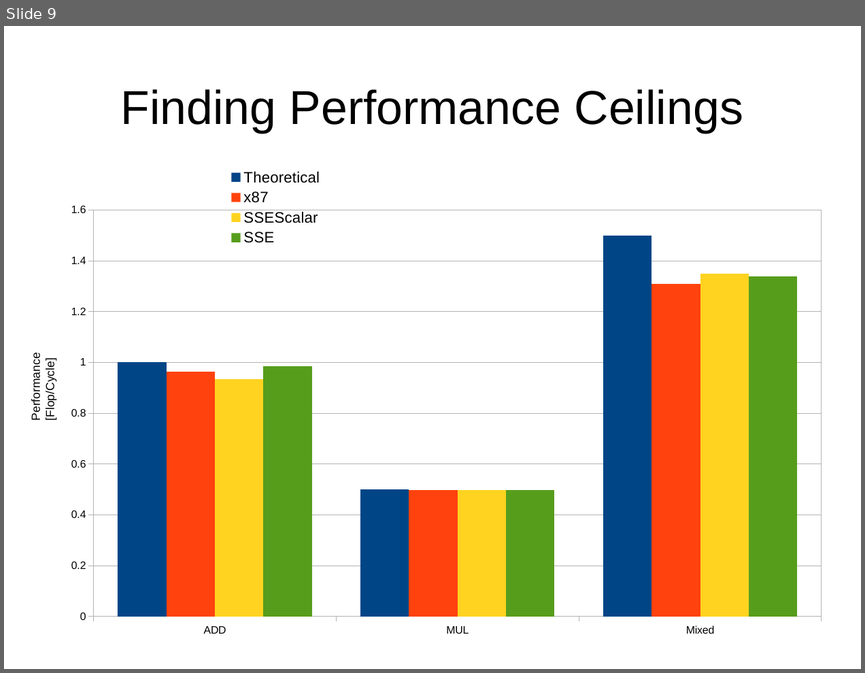
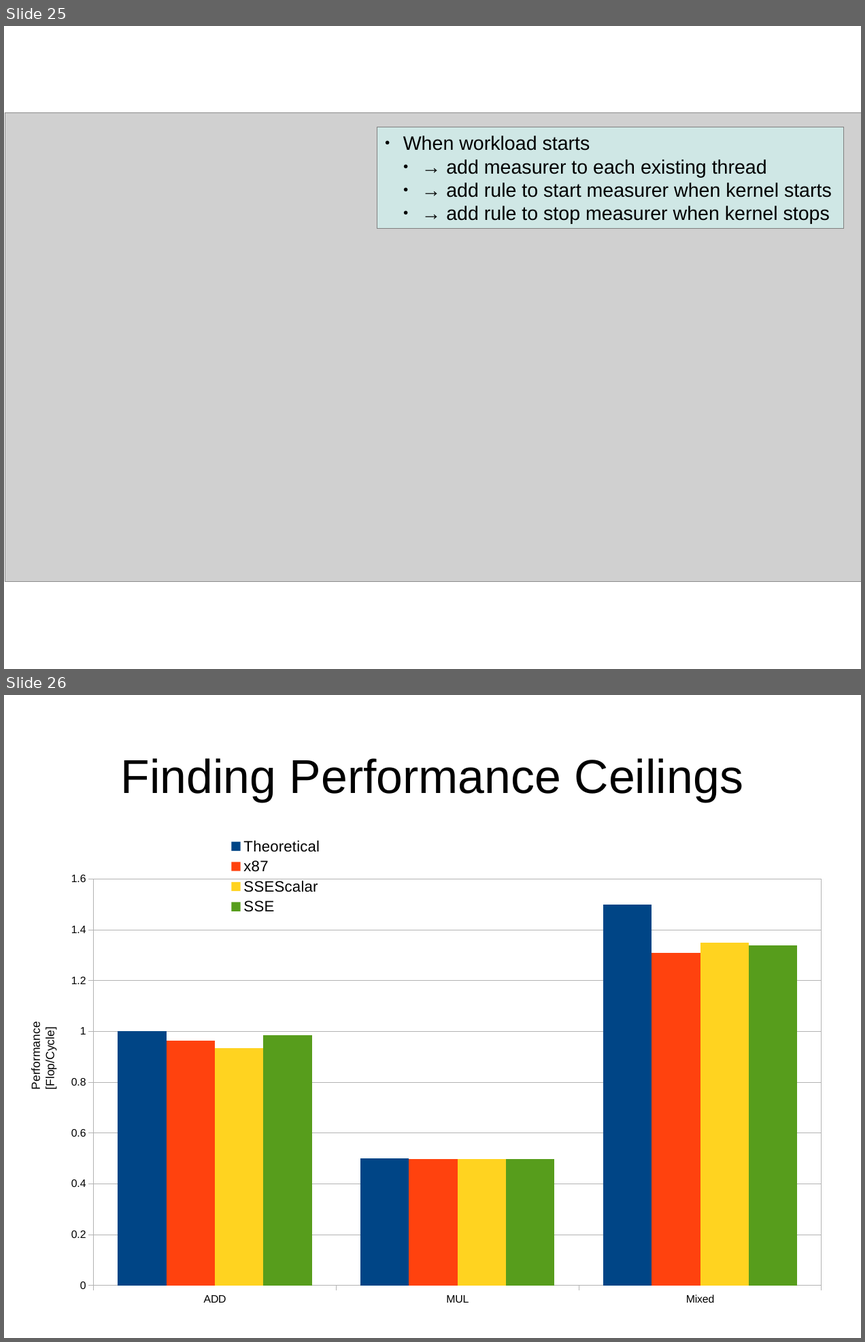
Before and after one commit to GeorgOfenbeck/Thesis_Steinmann, a slide deck: presentation.odp. Shown one above the other, each under a label of ours: slide 9 before the commit, slides 25 and 26 after it. The pictures are 865x673 and 865x1342 pixels, drawn with LibreOffice and Linux fonts; fonts in the diff are those of the drawing; grey boxes stand for pictures. Boxes give left, top, right and bottom in pixels: in the first picture for what was removed or moved away, otherwise in the second. Text is boxed around its words. In the diff, an @@ line names an element or a change of style, - is before the commit and + after.

```diff
--- a/presentation.odp
+++ b/presentation.odp
@@ slide 25 added at (4, 26, 861, 669), background #FFFFFF @@
@@ picture added at (5, 112, 861, 581) @@
@@ rectangle added at (377, 127, 844, 228), fill #CFE7E5, outline #808080 0 pt, 18 pt, text #000000 @@
+● When workload starts
+  ● → add measurer to each existing thread
+  ● → add rule to start measurer when kernel starts
+  ● → add rule to stop measurer when kernel stops
@@ what was slide 9 is now slide 26 @@
```
Also in this commit, not shown: 2 slides changed, 18 other slides added, 2 slides removed.
